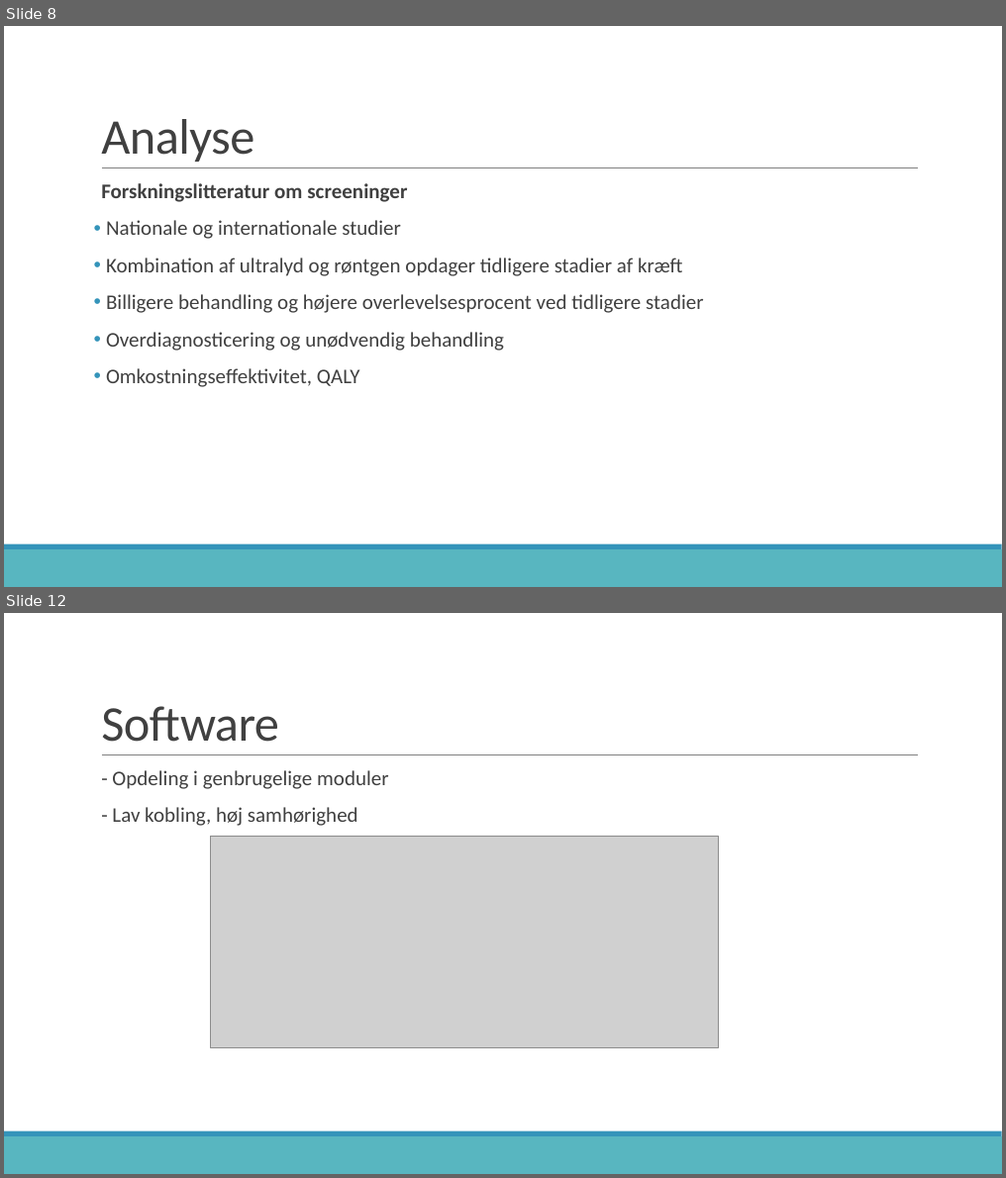
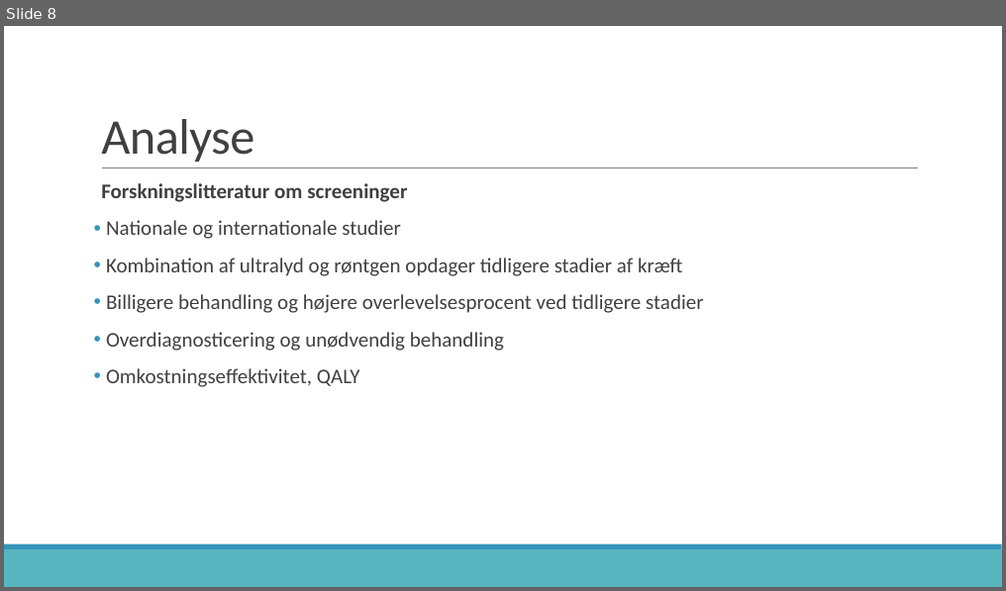
Before and after one commit to zeroregard/Automatic-Sonography, a slide deck: Præsentation_Eksamen.pptx. Shown one above the other, each under a label of ours: slides 8 and 12 before the commit, slide 8 after it; the slides between them are not shown. The pictures are 1006x1178 and 1006x591 pixels, drawn with LibreOffice and Linux fonts; fonts in the diff are those of the drawing; grey boxes stand for pictures. Boxes give left, top, right and bottom in pixels: in the first picture for what was removed or moved away, otherwise in the second. Text is boxed around its words. In the diff, an @@ line names an element or a change of style, - is before the commit and + after.

```diff
--- a/Præsentation_Eksamen.pptx
+++ b/Præsentation_Eksamen.pptx
@@ slide 12 removed at (4,613,1002,1174), background #FFFFFF; not listed: 3 template elements that a slide beside it also shows @@
@@ title removed at (101,706,279,742) @@
-Software
@@ text removed at (112,770,389,826) @@
-  - Opdeling i genbrugelige moduler
-  - Lav kobling, høj samhørighed
@@ picture removed at (211,836,719,1049) @@
```
Also in this commit, not shown: 9 slides changed, 1 slide added, 1 other file.
